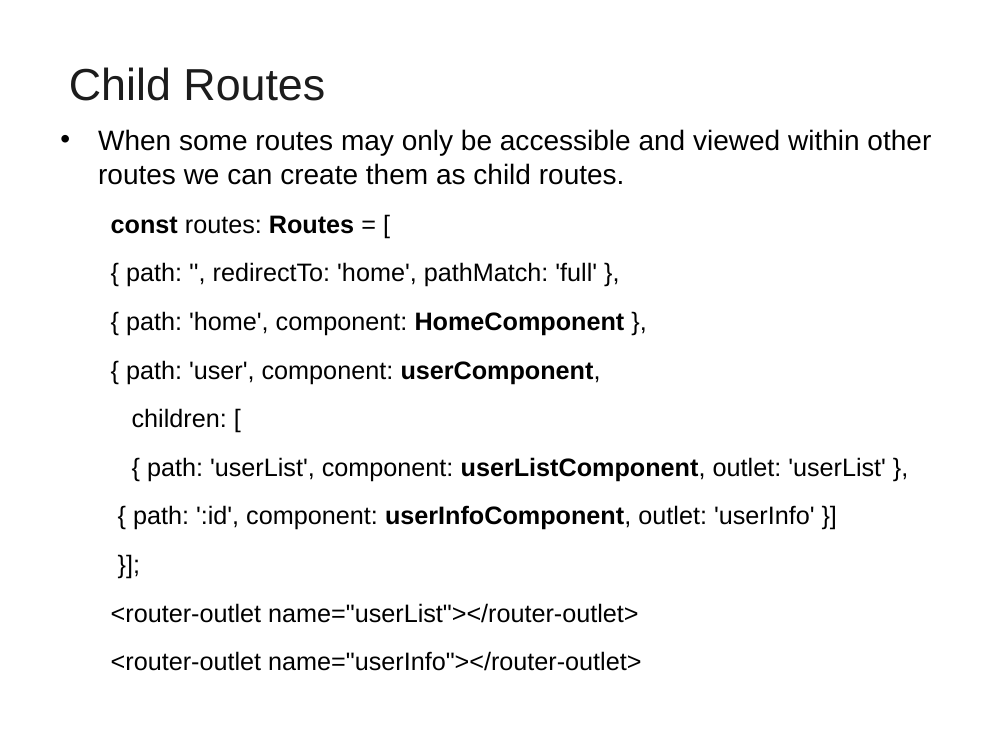
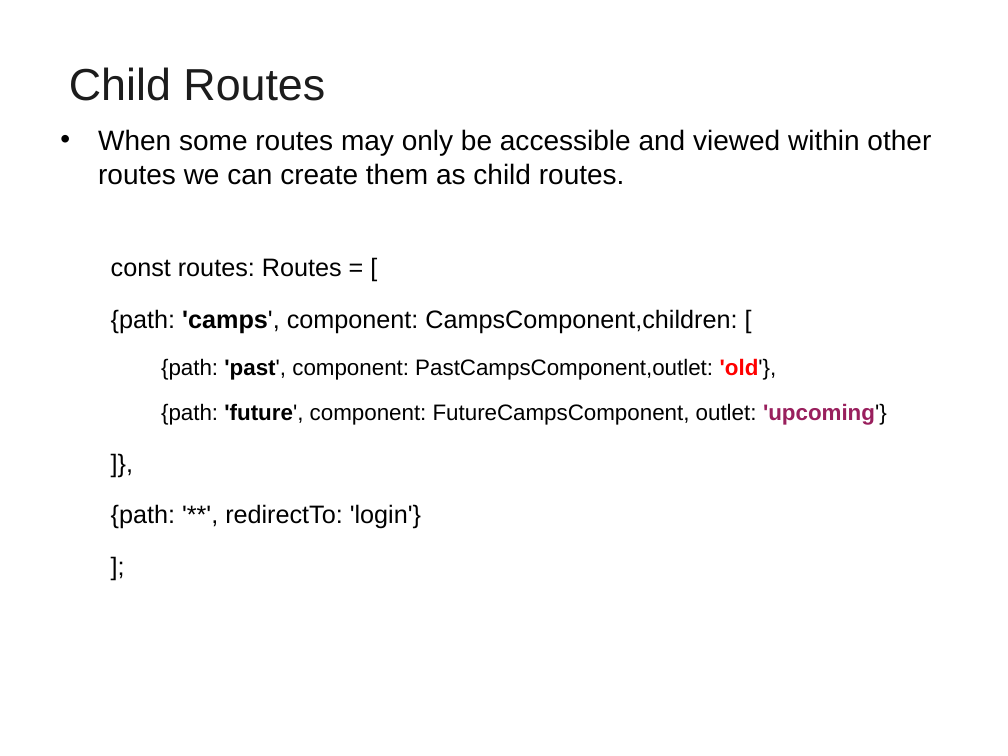
Before and after one commit to vatsank/angularExample, a slide deck: slide 76 of Angular_Module02.ppt (slide 75 before the commit). Drawn at 1008x756 pixels with LibreOffice and Linux fonts; fonts in the diff are those of the drawing; background and template pictures are left out. Boxes give left, top, right and bottom in pixels: in the first picture for what was removed or moved away, otherwise in the second. Text is boxed around its words. In the diff, an @@ line names an element or a change of style, - is before the commit and + after.

```diff
--- a/Angular_Module02.ppt
+++ b/Angular_Module02.ppt
@@ text at box(111, 258, 342, 277): bold off in "const Routes"; line spacing 1.4 to 1.5 @@
@@ text at box(111, 309, 887, 529): text changed; size 18 to 16 pt @@
-  { path: '', redirectTo: 'home', pathMatch: 'full' },
-  { path: 'home', component: HomeComponent },
-  { path: 'user', component: userComponent,
-  children: [
-  { path: 'userList', component: userListComponent, outlet: 'userList' },
-  { path: ':id', component: userInfoComponent, outlet: 'userInfo' }]
-  }];
-  <router-outlet name="userList"></router-outlet>
-  <router-outlet name="userInfo"></router-outlet>
+  {path: 'camps', component: CampsComponent,children: [
+    {path: 'past', component: PastCampsComponent,outlet: 'old'},
+    {path: 'future', component: FutureCampsComponent, outlet: 'upcoming'}
+  ]},
+  {path: '**', redirectTo: 'login'}
+  ];
```
Also in this commit, not shown: 6 other slides changed, 4 slides added, 11 slides removed, 1 other file.
